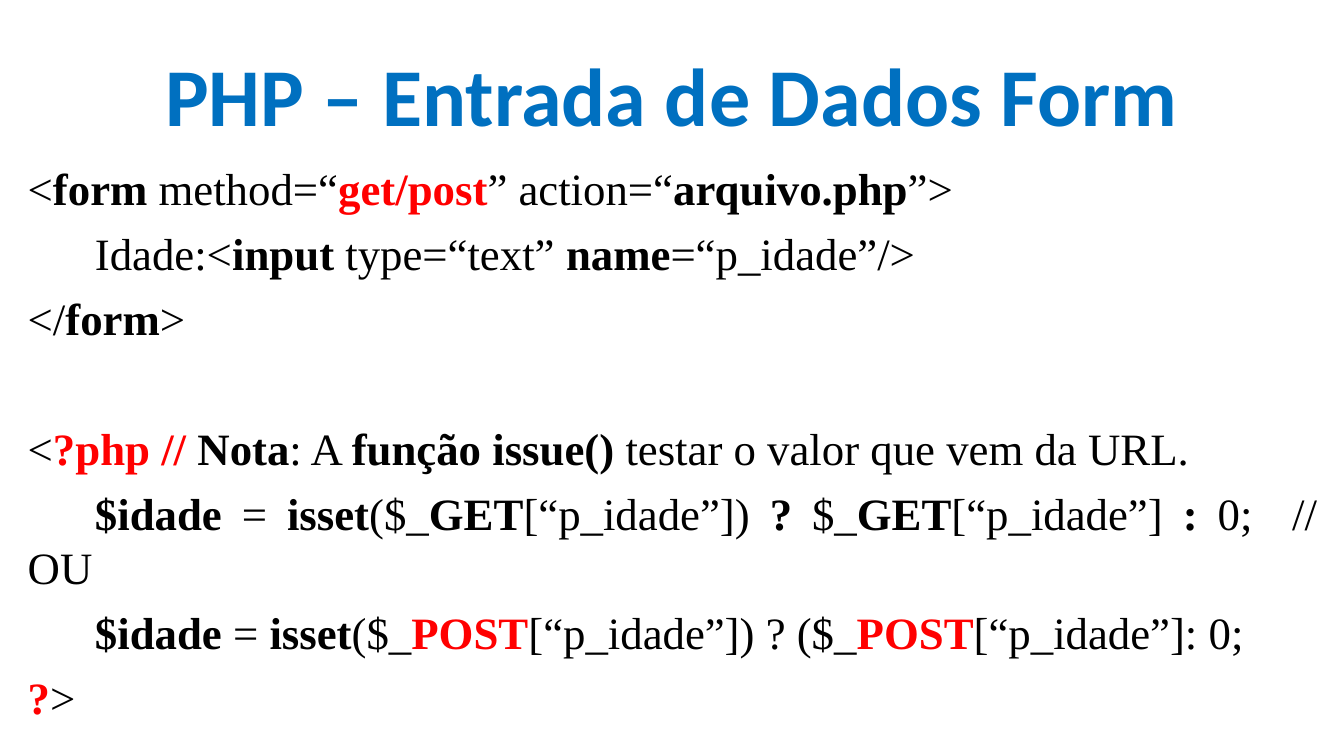
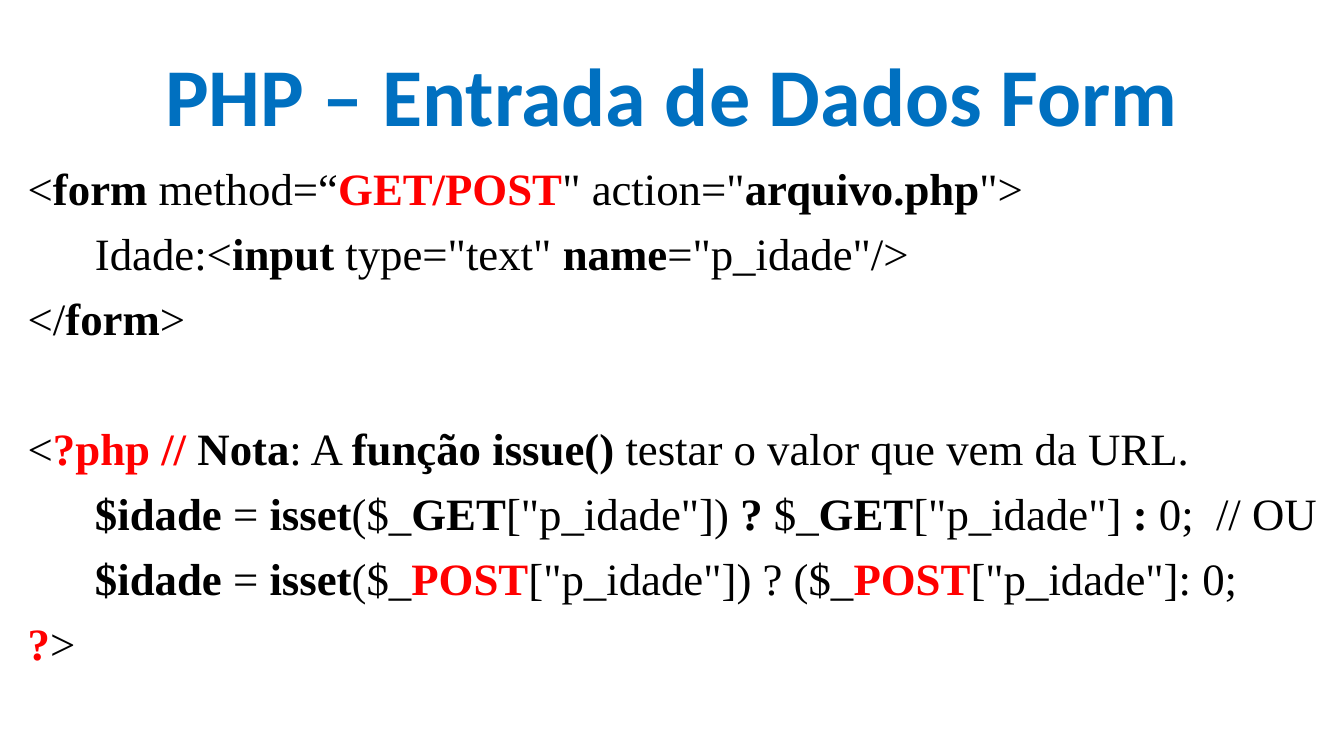
Before and after one commit to CloudEducationBrazil/WydenDesenvolvimentoWebPHP, a slide deck: slide 48 of 01 Classes/Aula 12 e 13 Desenvolvimento Web PHP - PHP.pptx. Drawn at 1344x756 pixels with LibreOffice and Linux fonts; fonts in the diff are those of the drawing; background and template pictures are left out. Boxes give left, top, right and bottom in pixels: in the first picture for what was removed or moved away, otherwise in the second. Text is boxed around its words. In the diff, an @@ line names an element or a change of style, - is before the commit and + after.

```diff
--- a/01 Classes/Aula 12 e 13 Desenvolvimento Web PHP - PHP.pptx
+++ b/01 Classes/Aula 12 e 13 Desenvolvimento Web PHP - PHP.pptx
@@ text at (28,173,1023,280): text changed @@
-<form method=“get/post” action=“arquivo.php”>
-Idade:<input type=“text” name=“p_idade”/>
+<form method=“GET/POST" action="arquivo.php">
+Idade:<input type="text" name="p_idade"/>
@@ text at (95,497,1317,605): text changed @@
-$idade = isset($_GET[“p_idade”]) ? $_GET[“p_idade”] : 0; // OU
-$idade = isset($_POST[“p_idade”]) ? ($_POST[“p_idade”]: 0;
+$idade = isset($_GET["p_idade"]) ? $_GET["p_idade"] : 0; // OU
+$idade = isset($_POST["p_idade"]) ? ($_POST["p_idade"]: 0;
```
Also in this commit, not shown: 36 other slides changed, 1 other file.
